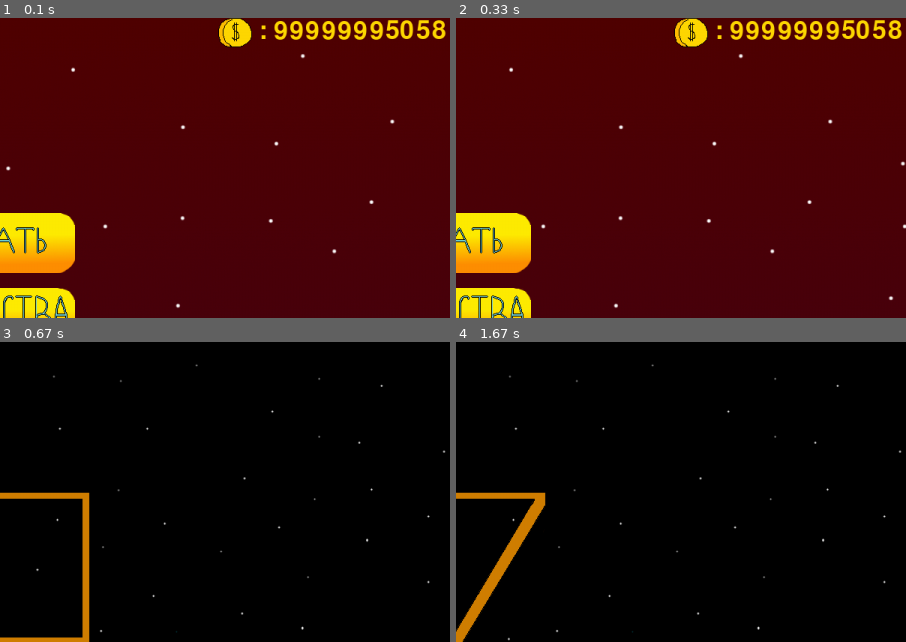
Above: before the commit, frames 1-4 (two rows, left to right).
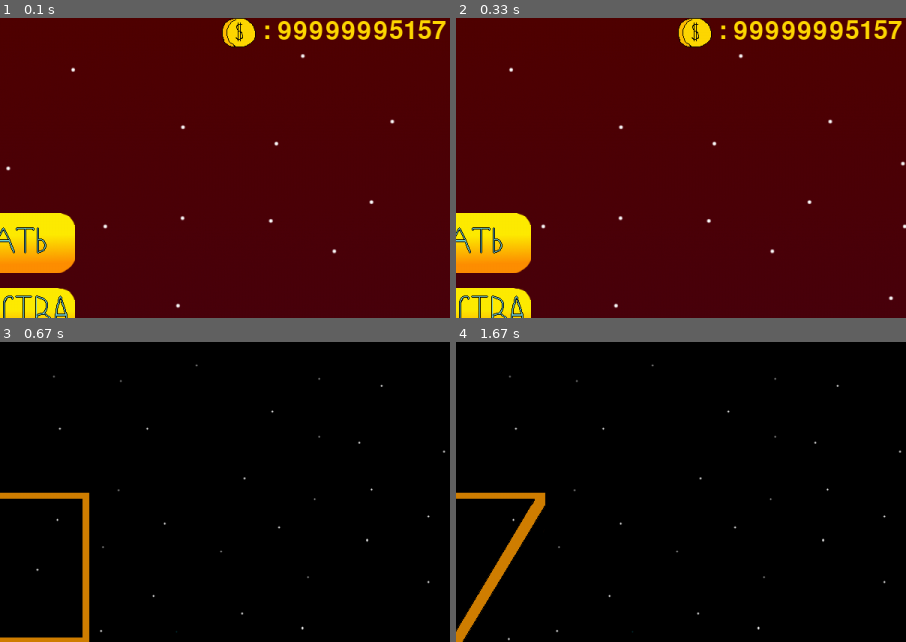
Above: after the commit, the same moments.

Repository: PismerovKir/YandexPygameProject
Game: pygame game, started from Тест прога.py
Two runs of this game, one before a commit and one after it. Both use one fixed random seed, a clock stepped at 60 frames per second and the inputs below.
Inputs (mouse positions are % of the whole screen's width and height, from its top left):
- Up to frame 1 (0.1 s): no input
- Up to frame 2 (0.33 s): no input
- Up to frame 3 (0.67 s): click (50, 38) at 0.38 s
- Up to frame 4 (1.67 s): no input
The pictures show only the part of the screen within x 50-100%, y 0-50%; the shares and areas given below are measured in that part.

The runs differ from the first frame. In frame 1, 2.3% of the frame differs, in the area x 48-100%, y 0-10%; in frame 2, 2.3%; in frame 3, nothing differs; in frame 4, nothing differs.

Commit message:
Столкновение пришельца с кораблём + урон и здоровье

Diff:
--- a/data/gamedata.txt
+++ b/data/gamedata.txt
@@ -1,5 +1,5 @@
 -2
-99999995058
+99999995157
 40
 4
 24
--- a/Тест прога.py
+++ b/Тест прога.py
@@ -214,7 +214,7 @@
         self.rect.x = x
         self.rect.y = y
         self.speed = 10
-        self.damage = 3
+        self.damage = 2 + SCORE // 1000
 
 
     def update(self):
@@ -247,8 +247,8 @@
         self.rect.y = random.randrange(50, HEIGHT - self.rect.height - 50)
         self.speedy = 1
         self.speedx = 1
-        self.health = 3
-        self.damage = 3
+        self.health = 3 + SCORE // 1000
+        self.damage = 3 + SCORE // 1000
         self.mask = pygame.mask.from_surface(self.image)
         self.deathCounter = -1
         self.prev_shot = 0
@@ -292,8 +292,8 @@
 
         if self.rect.left - spaceship.rect.right > 150:
             self.rect.x -= self.speedx
-        else:
-            self.rect.x = spaceship.rect.right + 150
+        #else:
+            #self.rect.x = spaceship.rect.right + 150
 
         #Спидран по ии поехали
         # +- 20 в range(...) это зазор между пулей и пришельцем
@@ -328,6 +328,13 @@
             if self.rect.centery > spaceship.rect.centery:
                 self.rect.y -= self.speedy
 
+        if pygame.sprite.collide_mask(self, spaceship) and self.deathCounter < 0:
+            spaceship.health -= self.damage
+            self.damage = 0
+            if SOUND:
+                alienbang.play()
+            self.image = self.bangimage1
+            self.deathCounter = 40
 
 
 class Meteor(pygame.sprite.Sprite):
@@ -361,8 +368,8 @@
         self.rect.y = random.randrange(50, HEIGHT - self.rect.height - 50)
         self.speedy = random.randrange(-1, 2)
         self.speedx = 3
-        self.health = 3
-        self.damage = 3
+        self.health = 3 + SCORE // 1000
+        self.damage = 3 + SCORE // 1000
         self.mask = pygame.mask.from_surface(self.image)
         self.deathCounter = -1
 
